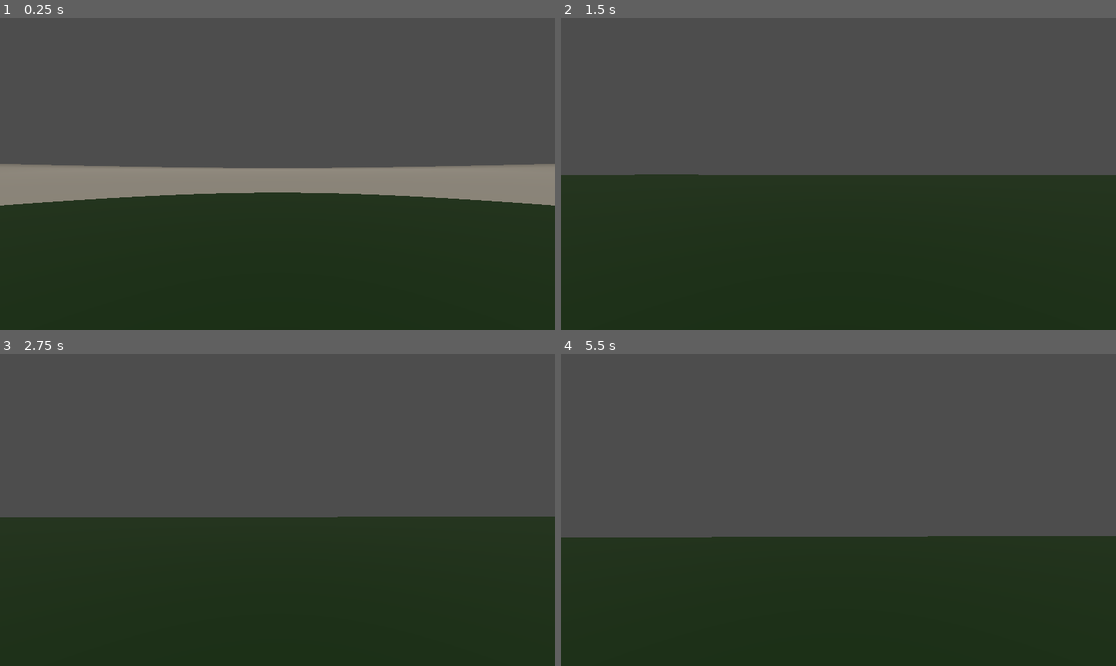
Above: before the commit, frames 1-4 (two rows, left to right).
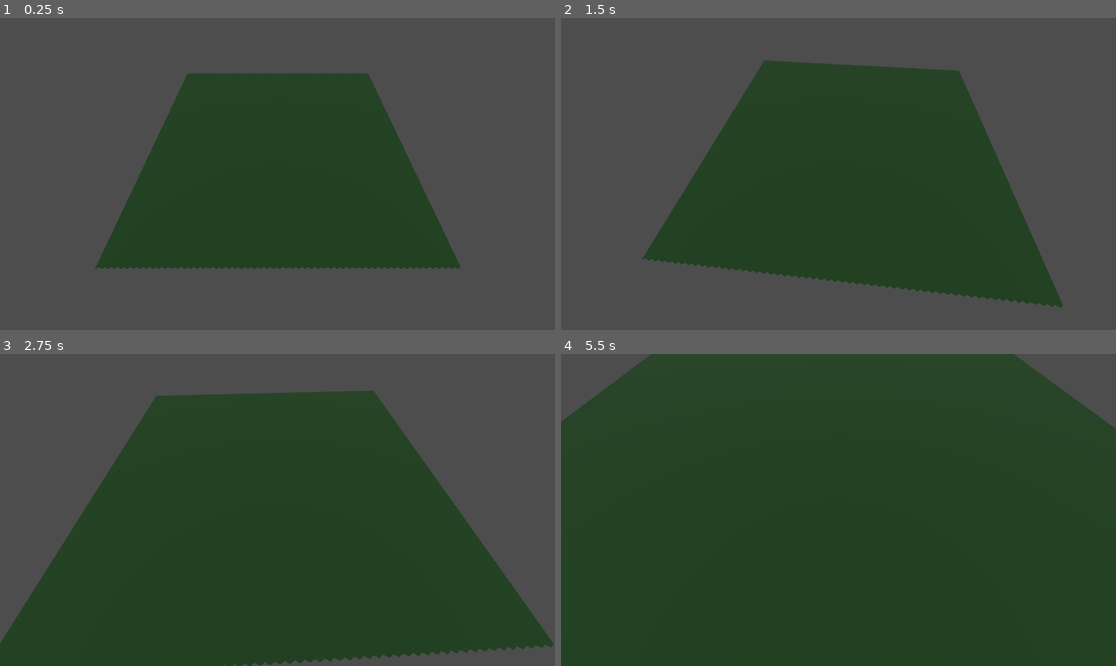
Above: after the commit, the same moments.

Repository: MichaelReel/Island-Generator-for-Godot-4
Game: Godot game, scene res://view/Main.tscn
Same seed, same stepped clock (60 frames per second), same inputs: the game is played once before the commit and once after it.
Inputs (mouse positions are in pixels of both pictures, inside the frame that each line leads up to):
- Up to frame 1 (0.25 s): no input
- Up to frame 2 (1.5 s): tap Enter at 0.5 s; move the mouse to (866, 174) at 0.52 s; hold W (forward) from 0.53 s (still down); move the mouse to (810, 174) at 1.27 s
- Up to frame 3 (2.75 s): keep holding W (forward); move the mouse to (288, 503) at 2.02 s
- Up to frame 4 (5.5 s): keep holding W (forward); move the mouse to (832, 516) at 2.77 s; move the mouse to (877, 513) at 3.52 s; move the mouse to (794, 506) at 4.27 s; move the mouse to (844, 510) at 5.02 s

The runs differ from the first frame. In frame 1, 51% of the frame differs, in the area x 0-100%, y 17-100%; in frame 2, 43%; in frame 3, 30%; in frame 4, 55%, in the area x 0-100%, y 0-59%.

Commit message:
Highlighting poor grid create performance

Diff:
--- a/lib/camera/DebugCameraControl.gd
+++ b/lib/camera/DebugCameraControl.gd
@@ -7,7 +7,6 @@
 @export var deceleration: float = 16
 @export var max_slope_angle: float = 89
 
-@onready var camera_control: CharacterBody3D = self
 @onready var camera_holder: Node3D = $CameraMount
 @onready var camera: Camera3D = $CameraMount/Camera3D
 @onready var cam_ref: WeakRef = weakref(camera)
@@ -33,7 +32,7 @@
 		camera_holder.rotate_x(deg_to_rad(ev.relative.y * mouse_sensitivity * -1))
 
 		# Rotate cameras on the Y plane given changes to the X mouse position (Horizontal)
-		camera_control.rotate_y(deg_to_rad(ev.relative.x * mouse_sensitivity * -1))
+		rotate_y(deg_to_rad(ev.relative.x * mouse_sensitivity * -1))
 
 		# Clamp the vertical look to +- 70 because we don't do back flips or tumbles
 		var camera_rot: Vector3 = camera_holder.rotation_degrees
--- a/lib/geometry/Grid.gd
+++ b/lib/geometry/Grid.gd
@@ -16,11 +16,18 @@
 	_tri_side = edge_size
 	_color = color
 	_tri_height = sqrt(0.75) * _tri_side
+
+	print("Preparing dimensions... %d" % Time.get_ticks_msec())
+
 	# Find the number of rows to keep the mesh roughly square
 	var row_width: float = (row_points + 0.5) * _tri_side
 	var row_count: int = int(row_width / _tri_height)
 	var half_full_width: float = edge_size * row_points / 2.0
 	_mesh_center = Vector2(half_full_width, half_full_width)
+	var tri_rows: int = row_count - 1
+	var tri_per_row: int = (row_points - 1) * 2
+
+	print("Preparing points... %d" % Time.get_ticks_msec())
 
 	# Lay out points
 	for row_ind in range(row_count):
@@ -32,6 +39,8 @@
 			var new_point = Vertex.new(x - _mesh_center.x, z - _mesh_center.y)
 			point_row.append(new_point)
 		_grid_points.append(point_row)
+
+	print("Preparing lines... %d" % Time.get_ticks_msec())
 
 	# Layout and record edges between points
 	for row_ind in range(row_count):
@@ -45,18 +54,25 @@
 			if row_ind > 0 and col_ind + parity >= 0 and col_ind + parity < len(_grid_points[row_ind - 1]):
 				_add_grid_line(point, _grid_points[row_ind - 1][col_ind + parity])
 
+
+	print("Preparing triangles... %d" % Time.get_ticks_msec())
+
 	# Go through the points and create triangles
-	for tri_row_ind in range(row_count - 1):
+	for tri_row_ind in range(tri_rows):
 		var tri_row: Array = []
-		for tri_col_ind in range((row_points - 1) * 2):
+		for tri_col_ind in range(tri_per_row):
 			var new_triangle: Triangle = _create_triangle(tri_row_ind, tri_col_ind)
 			tri_row.append(new_triangle)
 		_grid_tris.append(tri_row)
+
+	print("Updating triangles... %d" % Time.get_ticks_msec())
 
 	# Catalogue the neighbours to each triangle
 	for tri_row in _grid_tris:
 		for tri in tri_row:
 			tri.update_neighbours_from_edges()
+
+	print("Grid initialised! %d" % Time.get_ticks_msec())
 
 #	_update_debug_content()
 
--- a/view/Main.tscn
+++ b/view/Main.tscn
@@ -1,13 +1,9 @@
-[gd_scene load_steps=6 format=3 uid="uid://cxl6ppg12bdw5"]
+[gd_scene load_steps=5 format=3 uid="uid://cxl6ppg12bdw5"]
 
 [ext_resource type="PackedScene" uid="uid://bh5aiqjtrj2hn" path="res://view/IslandDebugMesh.tscn" id="1_6k65b"]
 [ext_resource type="PackedScene" uid="uid://c0h7ikfpntf4l" path="res://lib/camera/DebugCameraControl.tscn" id="2_45wnh"]
 [ext_resource type="Resource" uid="uid://b1jnfhw6prua2" path="res://lib/util/debug_color_dict.tres" id="2_dh10k"]
 [ext_resource type="Material" uid="uid://cj2ghxula37y0" path="res://materials/debug_terrain_surface.tres" id="2_lml5o"]
-
-[sub_resource type="TorusMesh" id="TorusMesh_mr114"]
-inner_radius = 40.0
-outer_radius = 50.0
 
 [node name="Main" type="Node3D"]
 
@@ -17,11 +13,12 @@
 debug_color_dict = ExtResource("2_dh10k")
 
 [node name="DebugCameraControl" parent="." instance=ExtResource("2_45wnh")]
-transform = Transform3D(1, 0, 0, 0, 1, 0, 0, 0, 1, 0, 3.66493, 0)
+transform = Transform3D(-4.37114e-08, 0, 1, 0, 1, 0, -1, 0, -4.37114e-08, 600, 600, 0)
+
+[node name="CameraMount" parent="DebugCameraControl" index="1"]
+transform = Transform3D(1, 0, 0, 0, 0.573576, 0.819152, 0, -0.819152, 0.573576, 0, 0, 0)
 
 [node name="DirectionalLight3D" type="DirectionalLight3D" parent="."]
-light_color = Color(0.909804, 0.870588, 0.8, 1)
-light_angular_distance = 66.62
+transform = Transform3D(-4.37114e-08, 0.866025, -0.5, 0, 0.5, 0.866025, 1, 3.78552e-08, -2.18557e-08, 0, 12.1593, 0)
 
-[node name="DebugMeshInstance3D" type="MeshInstance3D" parent="."]
-mesh = SubResource("TorusMesh_mr114")
+[editable path="DebugCameraControl"]
